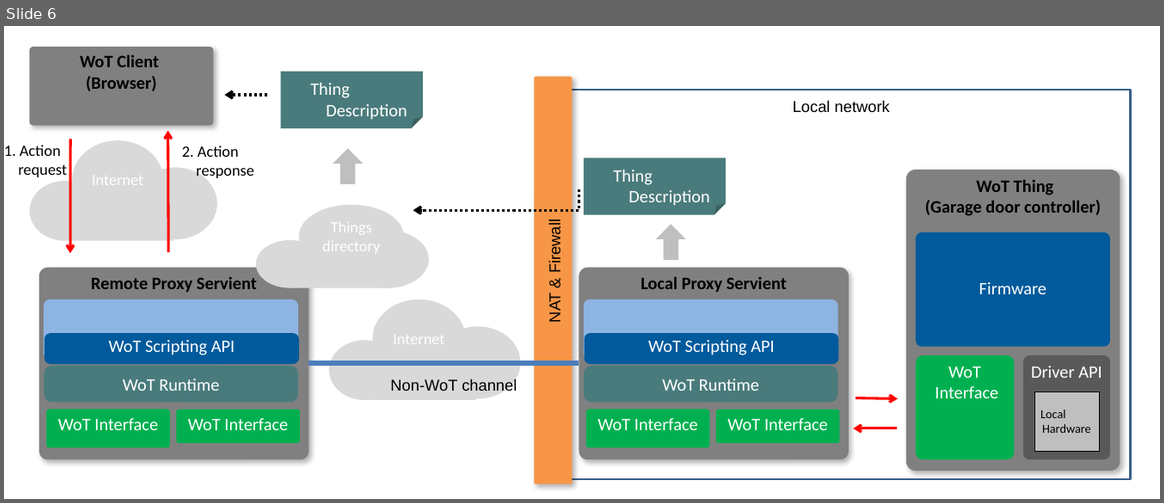
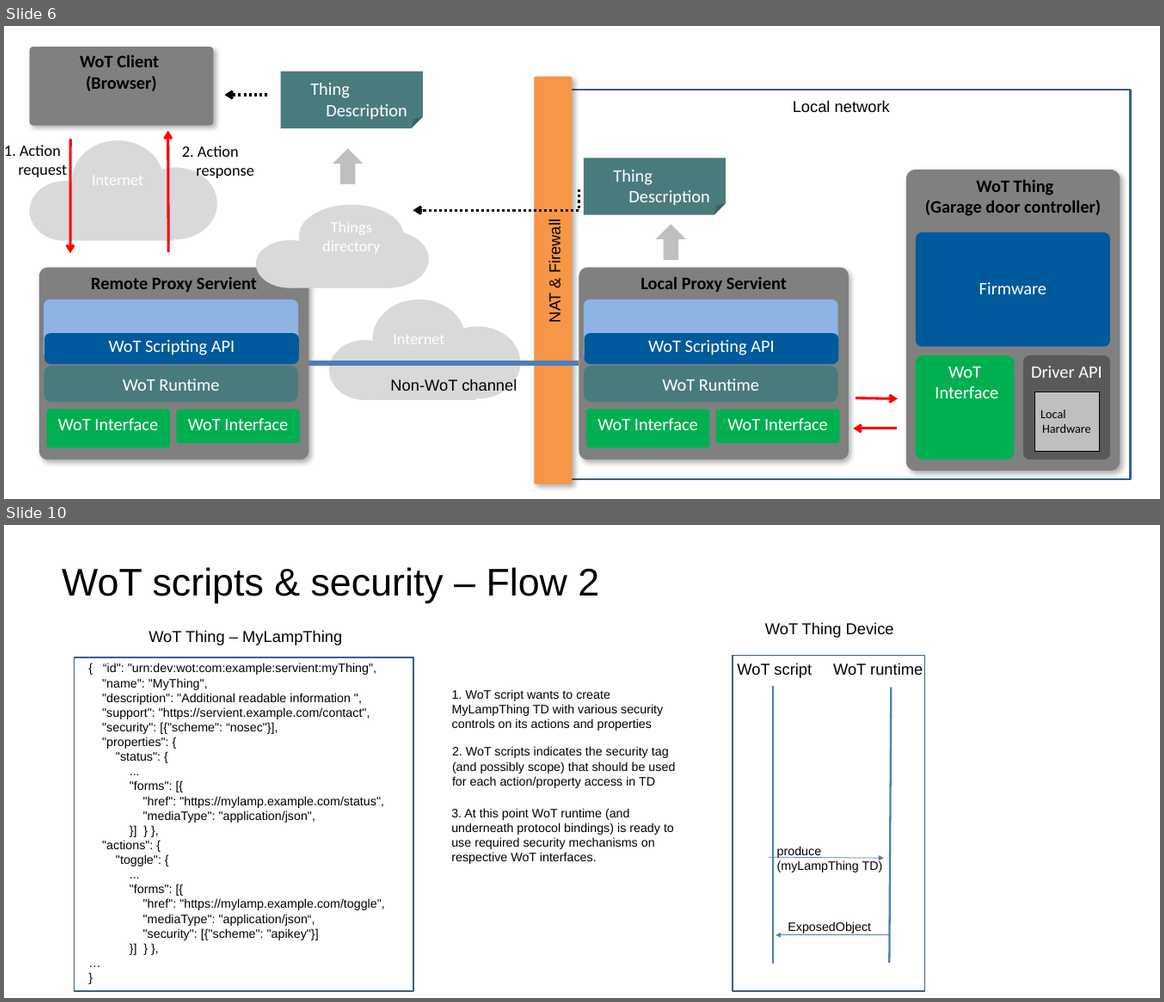
Before and after one commit to w3c/wot-security, a slide deck: images/Security_scenarios.pptx. Shown one above the other, each under a label of ours: slide 6 before the commit, slides 6 and 10 after it; the slides between them are not shown. The pictures are 1164x503 and 1164x1002 pixels, drawn with LibreOffice and Linux fonts; fonts in the diff are those of the drawing. Boxes give left, top, right and bottom in pixels: in the first picture for what was removed or moved away, otherwise in the second. Text is boxed around its words. In the diff, an @@ line names an element or a change of style, - is before the commit and + after.

```diff
--- a/images/Security_scenarios.pptx
+++ b/images/Security_scenarios.pptx
@@ slide 10 added at (x1=4, y1=525, x2=1160, y2=998), background #FFFFFF @@
@@ title added at (x1=62, y1=567, x2=599, y2=603), 44 pt, text #000000 @@
+WoT scripts & security – Flow 2
@@ text added at (x1=102, y1=663, x2=385, y2=940), 14 pt, text #000000 @@
+{ “id": "urn:dev:wot:com:example:servient:myThing",
+"name": "MyThing",
+"description": "Additional readable information ",
+"support": "https://servient.example.com/contact",
+"security": [{"scheme": “nosec"}],
+"properties": {
+"status": {
+...
+"forms": [{
+"href": "https://mylamp.example.com/status",
+"mediaType": "application/json",
+}] } },
+"actions": {
+"toggle": {
+...
+"forms": [{
+"href": "https://mylamp.example.com/toggle",
+"mediaType": "application/json“,
+"security": [{"scheme": "apikey"}]
+}] } },
+…
+}
@@ group added at (x1=74, y1=622, x2=925, y2=991): 9 texts, 2 rectangles, 2 lines, 2 arrows @@
+WoT Thing Device
+WoT Thing – MyLampThing
+WoT script
+WoT runtime
+produce
+(myLampThing TD)
+1. WoT script wants to create MyLampThing TD with various security controls on its actions and properties
+2. WoT scripts indicates the security tag (and possibly scope) that should be used for each action/property access in TD
+3. At this point WoT runtime (and underneath protocol bindings) is ready to use required security mechanisms on respective WoT interfaces.
+ExposedObject
```
Also in this commit, not shown: 3 slides changed, 5 other files.
